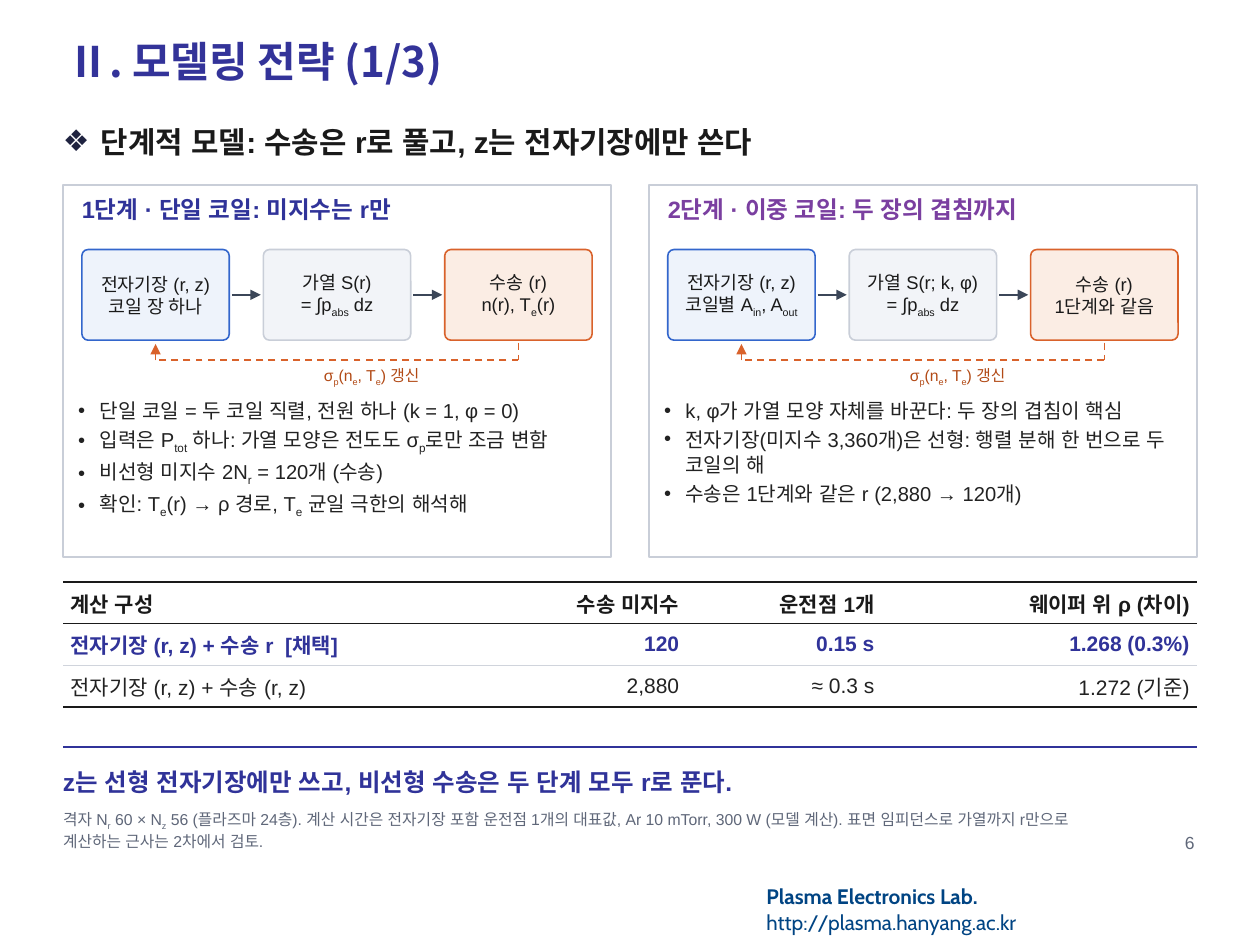
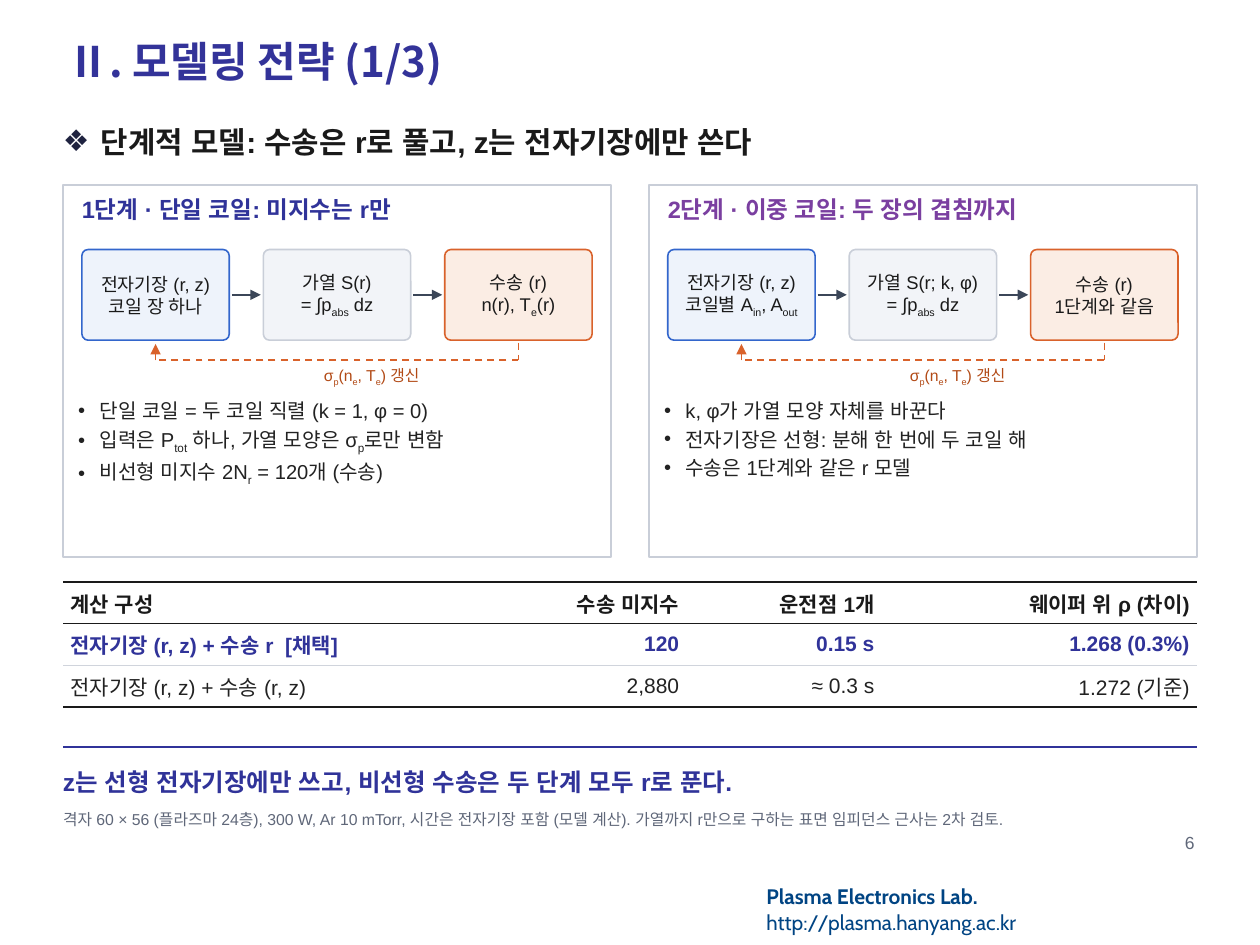
Before and after one commit to garlicjam-pyo/plasma, a slide deck: slide 6 of presentations/1차발표_피드백반영판.pptx. Drawn at 1260x945 pixels with LibreOffice and Linux fonts; fonts in the diff are those of the drawing; background and template pictures are left out. Boxes give left, top, right and bottom in pixels: in the first picture for what was removed or moved away, otherwise in the second. Text is boxed around its words. In the diff, an @@ line names an element or a change of style, - is before the commit and + after.

```diff
--- a/presentations/1차발표_피드백반영판.pptx
+++ b/presentations/1차발표_피드백반영판.pptx
@@ text at bbox=[100, 401, 444, 450]: text changed @@
-• 단일 코일 = 두 코일 직렬, 전원 하나 (k = 1, φ = 0)
-• 입력은 Ptot 하나: 가열 모양은 전도도 σp로만 조금 변함
+• 단일 코일 = 두 코일 직렬 (k = 1, φ = 0)
+• 입력은 Ptot 하나, 가열 모양은 σp로만 변함
@@ text at bbox=[685, 401, 1028, 477]: text changed @@
-• k, φ가 가열 모양 자체를 바꾼다: 두 장의 겹침이 핵심
-• 전자기장(미지수 3,360개)은 선형: 행렬 분해 한 번으로 두 코일의 해
-• 수송은 1단계와 같은 r (2,880 → 120개)
+• k, φ가 가열 모양 자체를 바꾼다
+• 전자기장은 선형: 분해 한 번에 두 코일 해
+• 수송은 1단계와 같은 r 모델
@@ text at bbox=[100, 494, 468, 516]: paragraph removed @@
-• 확인: Te(r) → ρ 경로, Te 균일 극한의 해석해
@@ text at bbox=[63, 812, 1003, 828]: text changed @@
-격자 Nr 60 × Nz 56 (플라즈마 24층). 계산 시간은 전자기장 포함 운전점 1개의 대표값, Ar 10 mTorr, 300 W (모델 계산). 표면 임피던스로 가열까지 r만으로 계산하는 근사는 2차에서 검토.
+격자 60 × 56 (플라즈마 24층), 300 W, Ar 10 mTorr, 시간은 전자기장 포함 (모델 계산). 가열까지 r만으로 구하는 표면 임피던스 근사는 2차 검토.
```
Also in this commit, not shown: 13 other slides changed, 10 other files.
